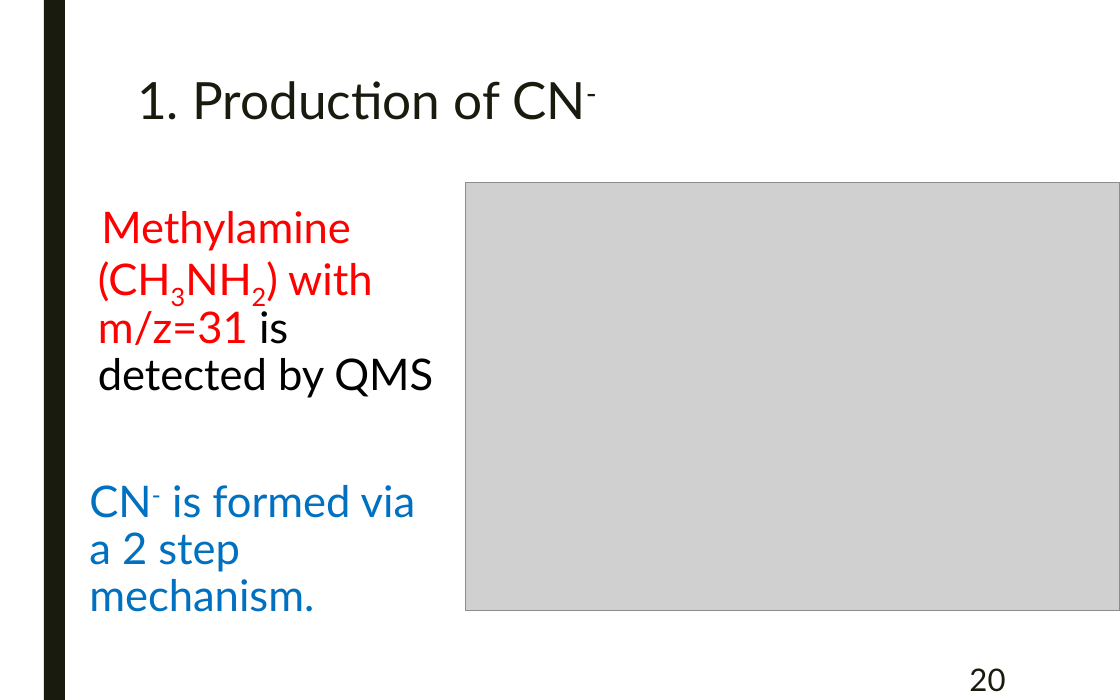
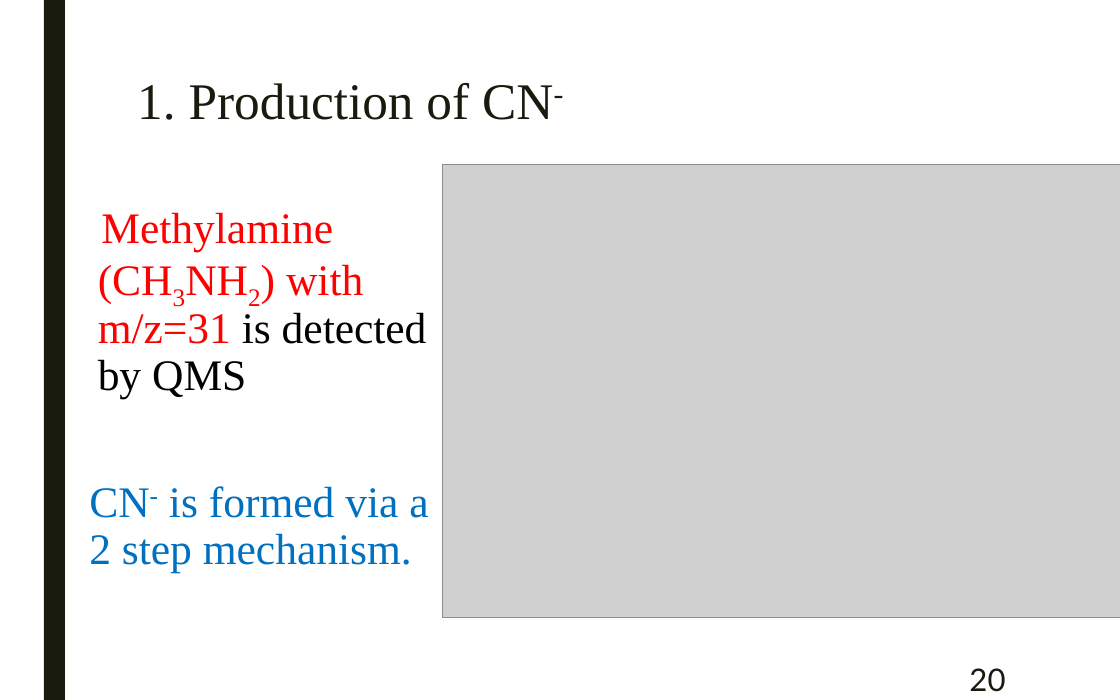
Before and after one commit to samuello1228/lily, a slide deck: slide 20 of doc/VUV and EUV irradiation of CH4 + NH3.pptx. Drawn at 1120x700 pixels with LibreOffice and Linux fonts; fonts in the diff are those of the drawing; grey boxes stand for pictures. Boxes give left, top, right and bottom in pixels: in the first picture for what was removed or moved away, otherwise in the second. Text is boxed around its words. In the diff, an @@ line names an element or a change of style, - is before the commit and + after.

```diff
--- a/doc/VUV and EUV irradiation of CH4 + NH3.pptx
+++ b/doc/VUV and EUV irradiation of CH4 + NH3.pptx
@@ title "1. Production of CN-" at box(137, 83, 553, 120): font Lato to Times New Roman @@
@@ picture: place and size @@
-picture at box(466, 183, 1120, 610)
+picture at box(442, 165, 1120, 617)
@@ text "Methylamine (CH3NH2) with m/z=31 is ..." at box(89, 212, 428, 573): font Lato to Times New Roman @@
```
Also in this commit, not shown: 30 other slides changed, 1 other file.
